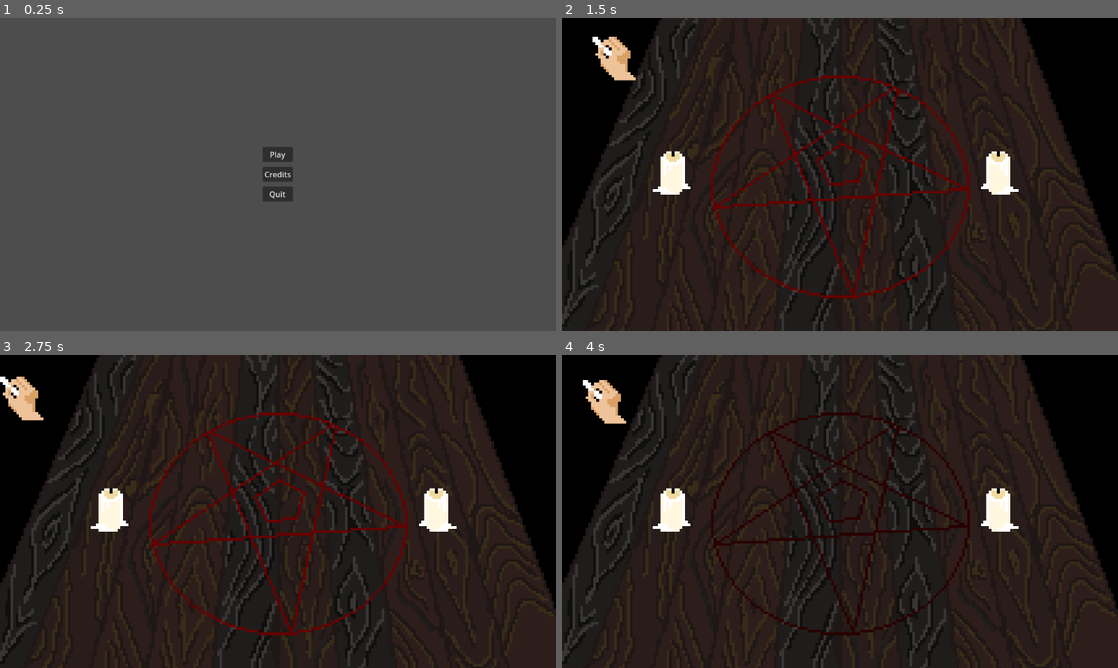
Above: before the commit, frames 1-4 (two rows, left to right).
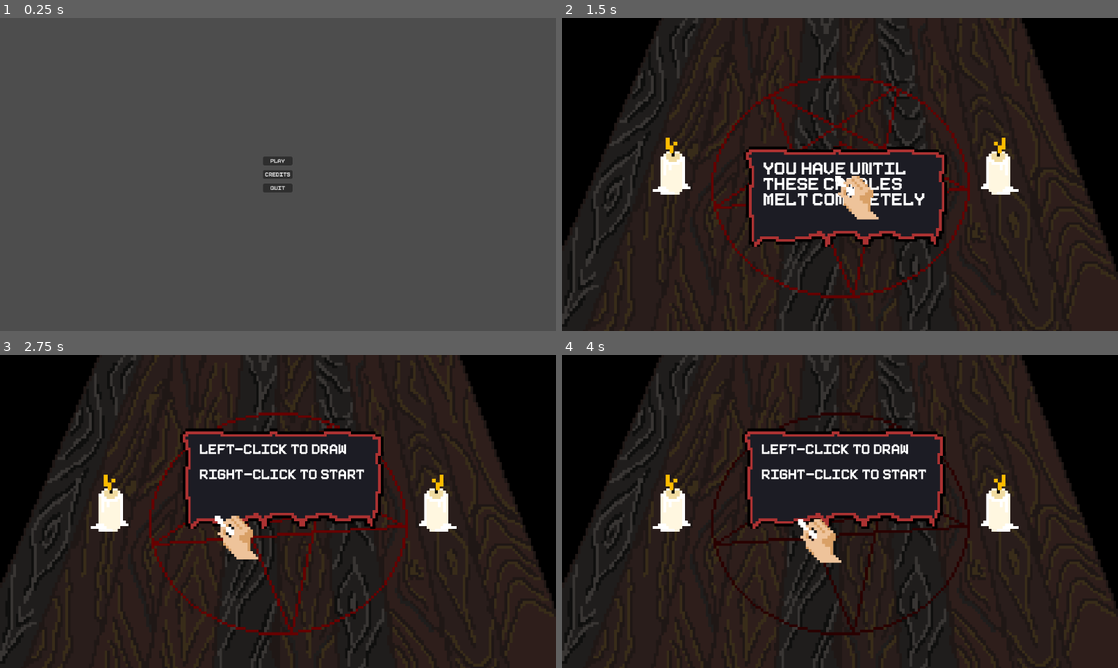
Above: after the commit, the same moments.

Repository: AlxGravel/LudumDare55_2024
Game: Godot game, scene res://UI/MainMenu.tscn
Same seed, same stepped clock (60 frames per second), same inputs: the game is played once before the commit and once after it.
Inputs (mouse positions are in pixels of both pictures, inside the frame that each line leads up to):
- Up to frame 1 (0.25 s): no input
- Up to frame 2 (1.5 s): click "Play" at 0.5 s; tap Enter at 1.25 s; move the mouse to (867, 174) at 1.27 s; click (867, 174) at 1.42 s
- Up to frame 3 (2.75 s): tap Space at 2 s; move the mouse to (250, 511) at 2.02 s; click (250, 511) at 2.17 s
- Up to frame 4 (4 s): tap Enter at 2.75, 3.5 s; move the mouse to (851, 505) at 2.77 s; click (851, 505) at 2.92 s; move the mouse to (834, 517) at 3.52 s; click (834, 517) at 3.67 s

The runs differ from the first frame. In frame 1, 0.6% of the frame differs, in the area x 47-53%, y 41-59%; in frame 2, 6.3%, in the area x 5-80%, y 6-74%; in frame 3, 6.1%; in frame 4, 6.0%.

Commit message:
Tutorial and candles better

Diff:
--- a/Art/BigCandle.tscn
+++ b/Art/BigCandle.tscn
@@ -96,8 +96,8 @@
 }
 
 [node name="SpriteFlame" type="Sprite2D" parent="."]
-visible = false
 position = Vector2(0, -51)
-scale = Vector2(5.625, 5.625)
+scale = Vector2(8, 8)
 texture = ExtResource("3_rvl6s")
 hframes = 8
+frame = 7
--- a/MainScene.gd
+++ b/MainScene.gd
@@ -5,6 +5,7 @@
 # Called when the node enters the scene tree for the first time.
 func _ready():
 	Input.use_accumulated_input = false
+	$Chalk.can_draw = false
 
 
 # Called every frame. 'delta' is the elapsed time since the previous frame.
@@ -21,3 +22,13 @@
 	$Chalk.can_draw = true
 	$BigCandleL.playburning()
 	$BigCandleR.playburning()
+	if $MainTutorial != null:
+		$MainTutorial.queue_free()
+		$Chalk.can_draw = true
+
+
+
+
+func _on_chalk_left_clicked():
+	if $MainTutorial != null:
+		$MainTutorial.nextTutorialStep()
--- a/MainScene.tscn
+++ b/MainScene.tscn
@@ -8,6 +8,7 @@
 [ext_resource type="Script" path="res://Art/Pentagram.gd" id="6_s0scl"]
 [ext_resource type="PackedScene" uid="uid://caoob312y5h2w" path="res://ShapeDrawDetector.tscn" id="7_6bhpp"]
 [ext_resource type="PackedScene" uid="uid://dyjva6gp2fh00" path="res://Art/BigCandle.tscn" id="8_18dws"]
+[ext_resource type="PackedScene" uid="uid://2yhxgo1s80gs" path="res://UI/MainTutorial.tscn" id="9_trfjn"]
 
 [sub_resource type="Curve2D" id="Curve2D_x62ub"]
 _data = {
@@ -100,6 +101,18 @@
 position = Vector2(907, 315)
 scale = Vector2(-1, 1)
 
+[node name="MainTutorial" parent="." index="5" instance=ExtResource("9_trfjn")]
+anchors_preset = 0
+anchor_right = 0.0
+anchor_bottom = 0.0
+offset_left = 0.0
+offset_top = 0.0
+offset_right = 0.0
+offset_bottom = 0.0
+grow_horizontal = 1
+grow_vertical = 1
+
 [connection signal="cleared_chalk" from="Chalk" to="." method="_on_chalk_cleared_chalk"]
+[connection signal="left_clicked" from="Chalk" to="." method="_on_chalk_left_clicked"]
 [connection signal="point_added" from="Chalk" to="ShapeDrawDetector" method="_on_chalk_point_added"]
 [connection signal="drew_outside_model" from="ShapeDrawDetector" to="." method="_on_shape_draw_detector_drew_outside_model"]
--- /dev/null
+++ b/UI/MainTutorial.gd
@@ -0,0 +1,25 @@
+extends Control
+
+var tutorialStep = 0
+
+
+# Called when the node enters the scene tree for the first time.
+func _ready():
+	$Textbox01.visible=true
+	$Textbox02.visible=false
+	$Textbox03.visible=false
+
+
+# Called every frame. 'delta' is the elapsed time since the previous frame.
+func _process(delta):
+	pass
+
+func nextTutorialStep():
+	tutorialStep += 1
+	match tutorialStep:
+		1:
+			$Textbox01.visible=false
+			$Textbox02.visible=true
+		2:
+			$Textbox02.visible=false
+			$Textbox03.visible=true
--- /dev/null
+++ b/UI/MainTutorial.tscn
@@ -0,0 +1,63 @@
+[gd_scene load_steps=3 format=3 uid="uid://2yhxgo1s80gs"]
+
+[ext_resource type="Script" path="res://UI/MainTutorial.gd" id="1_3blk5"]
+[ext_resource type="PackedScene" uid="uid://cchhsv5fjvfiu" path="res://UI/TextBox.tscn" id="1_3ewy4"]
+
+[node name="MainTutorial" type="Control"]
+z_index = 10
+layout_mode = 3
+anchors_preset = 15
+anchor_right = 1.0
+anchor_bottom = 1.0
+offset_left = 74.0
+offset_top = 44.0
+offset_right = 74.0
+offset_bottom = 44.0
+grow_horizontal = 2
+grow_vertical = 2
+script = ExtResource("1_3blk5")
+
+[node name="Textbox01" parent="." instance=ExtResource("1_3ewy4")]
+z_index = 10
+layout_mode = 1
+anchors_preset = -1
+anchor_left = -0.062
+anchor_top = -0.071
+anchor_right = -0.062
+anchor_bottom = -0.071
+offset_left = 408.424
+offset_top = 81.008
+offset_right = 763.424
+offset_bottom = 204.008
+theme_override_font_sizes/font_size = 50
+text = "trace the pentagram to summon spirits"
+
+[node name="Textbox02" parent="." instance=ExtResource("1_3ewy4")]
+layout_mode = 1
+anchors_preset = -1
+anchor_left = -0.065
+anchor_top = -0.07
+anchor_right = -0.065
+anchor_bottom = -0.07
+offset_left = 415.88
+offset_top = 298.36
+offset_right = 770.88
+offset_bottom = 421.36
+theme_override_font_sizes/font_size = 50
+text = "you have until these candles melt completely"
+
+[node name="Textbox03" parent="." instance=ExtResource("1_3ewy4")]
+layout_mode = 1
+anchors_preset = -1
+anchor_left = -0.064
+anchor_top = -0.067
+anchor_right = -0.064
+anchor_bottom = -0.067
+offset_left = 412.728
+offset_top = 184.416
+offset_right = 767.728
+offset_bottom = 307.416
+theme_override_font_sizes/font_size = 39
+text = "Left-click to draw
+
+Right-click to start"
--- /dev/null
+++ b/UI/Pixeboy.tres
@@ -0,0 +1,6 @@
+[gd_resource type="FontVariation" load_steps=2 format=3 uid="uid://bq5tr4ggp36lx"]
+
+[ext_resource type="FontFile" uid="uid://d2kkj4yoe021" path="res://UI/Pixeboy.ttf" id="1_3tm7d"]
+
+[resource]
+base_font = ExtResource("1_3tm7d")
--- /dev/null
+++ b/UI/TextBox.tscn
@@ -0,0 +1,18 @@
+[gd_scene load_steps=2 format=3 uid="uid://cchhsv5fjvfiu"]
+
+[ext_resource type="Texture2D" uid="uid://dmwi7ba4xb2vc" path="res://UI/Textbox01.png" id="1_hhq7f"]
+
+[node name="TextBox" type="Label"]
+z_index = 2
+texture_filter = 1
+offset_right = 355.0
+offset_bottom = 123.0
+theme_override_font_sizes/font_size = 60
+text = "How is this text looking"
+autowrap_mode = 2
+
+[node name="Background" type="Sprite2D" parent="."]
+z_as_relative = false
+position = Vector2(168, 64)
+scale = Vector2(5.625, 5.625)
+texture = ExtResource("1_hhq7f")
--- a/chalk.gd
+++ b/chalk.gd
@@ -2,6 +2,7 @@
 
 signal point_added(point)
 signal cleared_chalk
+signal left_clicked
 
 @export var cursor_speed = 1
 @export var can_draw = true
@@ -12,6 +13,7 @@
 func _ready():
 	self.add_child(lines.back())
 	Input.mouse_mode = Input.MOUSE_MODE_CAPTURED
+	$Cursor.position = (Vector2(500,300))
 
 
 # Called every frame. 'delta' is the elapsed time since the previous frame.
@@ -36,6 +38,7 @@
 		if not Input.is_mouse_button_pressed(MOUSE_BUTTON_LEFT):
 			lines.push_back(Line2D.new())
 			self.add_child(lines.back())
+			left_clicked.emit()
 
 		if event.button_index == MOUSE_BUTTON_RIGHT:
 			#clear chalk
@@ -47,5 +50,6 @@
 			cleared_chalk.emit()
 
 
+
 func _on_area_2d_area_entered(area):
 	pass # Replace with function body.
--- a/chalk.tscn
+++ b/chalk.tscn
@@ -10,7 +10,7 @@
 
 [node name="Sprite2D" type="Sprite2D" parent="Cursor"]
 visibility_layer = 3
-z_index = 1
-position = Vector2(45, 45)
+z_index = 1000
+position = Vector2(48, 48)
 scale = Vector2(5.625, 5.625)
 texture = ExtResource("2_pf2nq")
--- a/project.godot
+++ b/project.godot
@@ -24,6 +24,10 @@
 window/size/mode=3
 window/stretch/mode="viewport"
 
+[gui]
+
+theme/custom_font="res://UI/Pixeboy.tres"
+
 [input]
 
 escape={
Not shown: 1 places in MainScene.tscn that only renumber resources
Binary file added: UI/Pixeboy.ttf
Not shown, added: UI/Pixeboy.ttf.import
Binary file added: UI/Textbox01.png
Not shown, added: UI/Textbox01.png.import
Not shown, added: UI/pixeboy.zip
